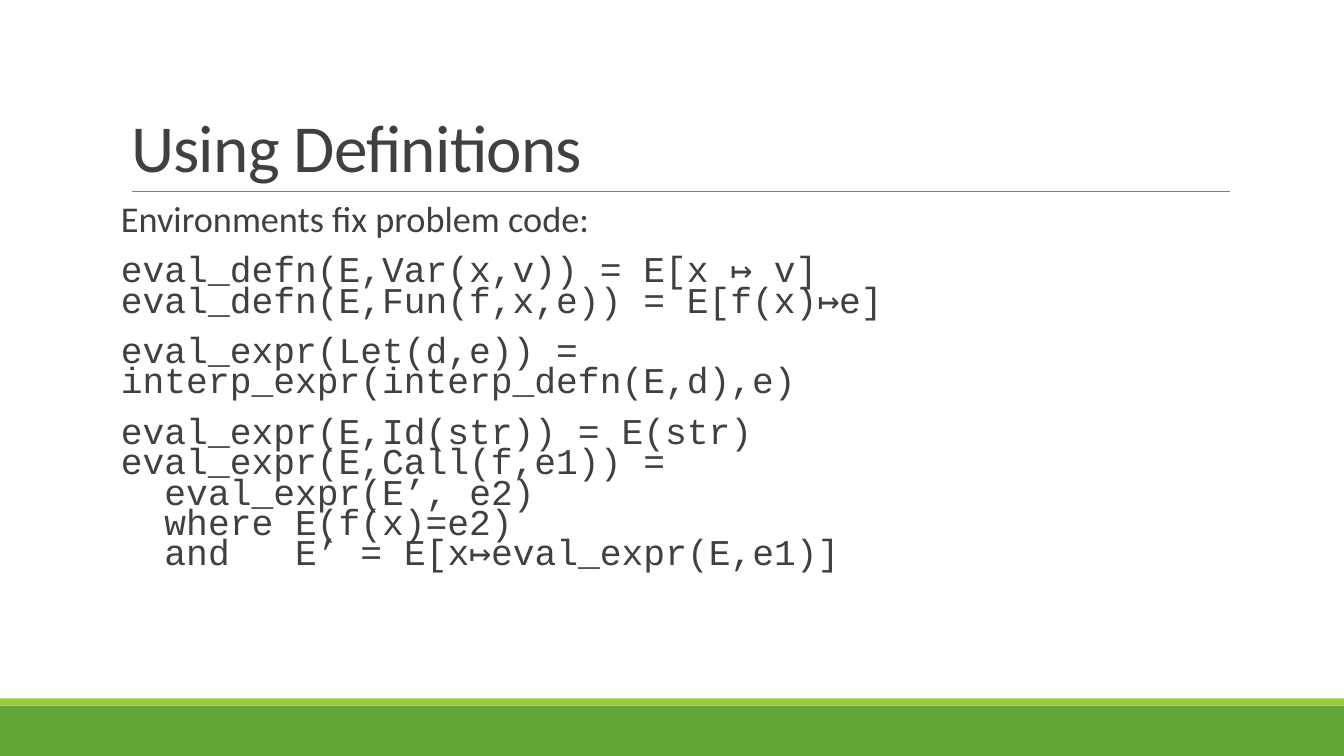
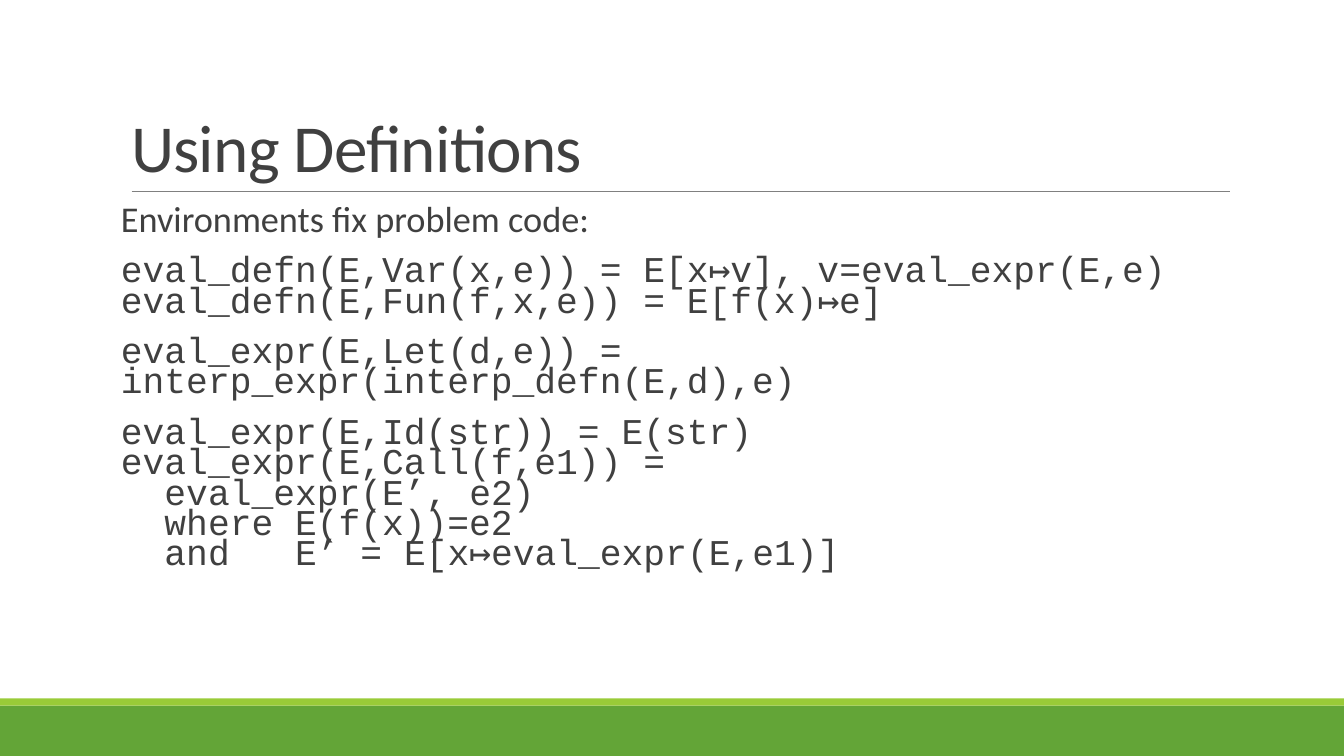
Before and after one commit to rbohrer/pl-course, a slide deck: slide 27 of LectureSlides/05Evaluators.pptx. Drawn at 1344x756 pixels with LibreOffice and Linux fonts; fonts in the diff are those of the drawing. Boxes give left, top, right and bottom in pixels: in the first picture for what was removed or moved away, otherwise in the second. Text is boxed around its words. In the diff, an @@ line names an element or a change of style, - is before the commit and + after.

```diff
--- a/LectureSlides/05Evaluators.pptx
+++ b/LectureSlides/05Evaluators.pptx
@@ text at [121,257,1165,573]: text changed @@
-eval_defn(E,Var(x,v)) = E[x ↦ v]
-eval_defn(E,Fun(f,x,e)) = E[f(x)↦e]
-eval_expr(Let(d,e)) = interp_expr(interp_defn(E,d),e)
-eval_expr(E,Id(str)) = E(str)
-eval_expr(E,Call(f,e1)) =
-eval_expr(E’, e2)
-where E(f(x)=e2)
-and E’ = E[x↦eval_expr(E,e1)]
+eval_defn(E,Var(x,e)) = E[x↦v], v=eval_expr(E,e)
+eval_defn(E,Fun(f,x,e)) = E[f(x)↦e]
+eval_expr(E,Let(d,e)) = interp_expr(interp_defn(E,d),e)
+eval_expr(E,Id(str)) = E(str)
+eval_expr(E,Call(f,e1)) =
+eval_expr(E’, e2)
+where E(f(x))=e2
+and E’ = E[x↦eval_expr(E,e1)]
```
Also in this commit, not shown: 6 other slides changed.
